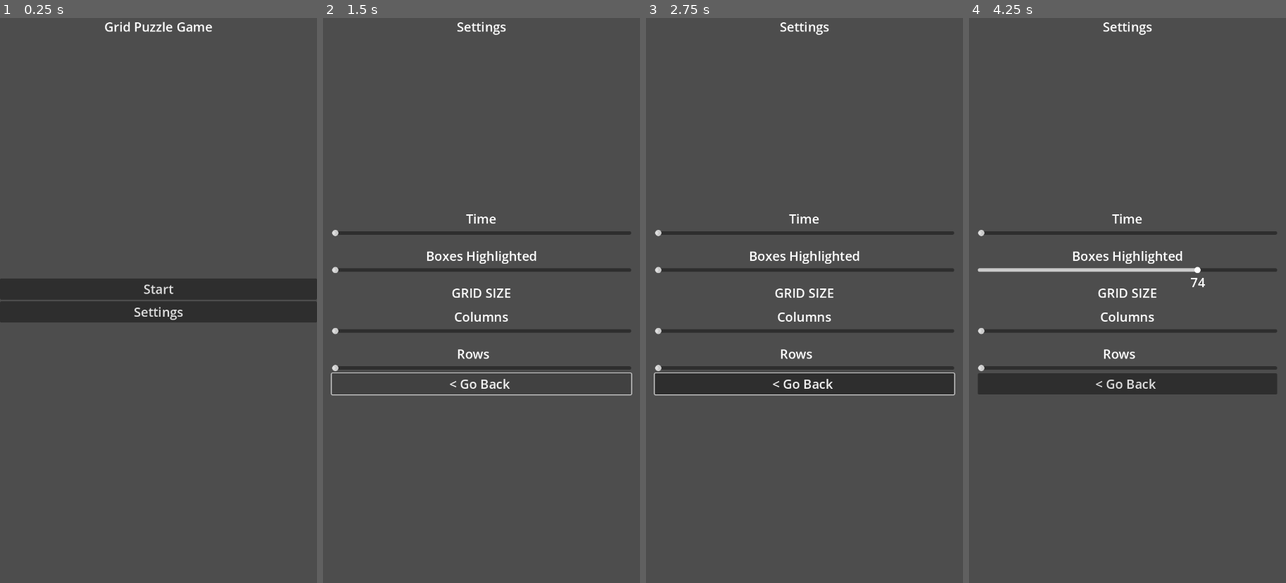
Above: before the commit, frames 1-4 (left to right).
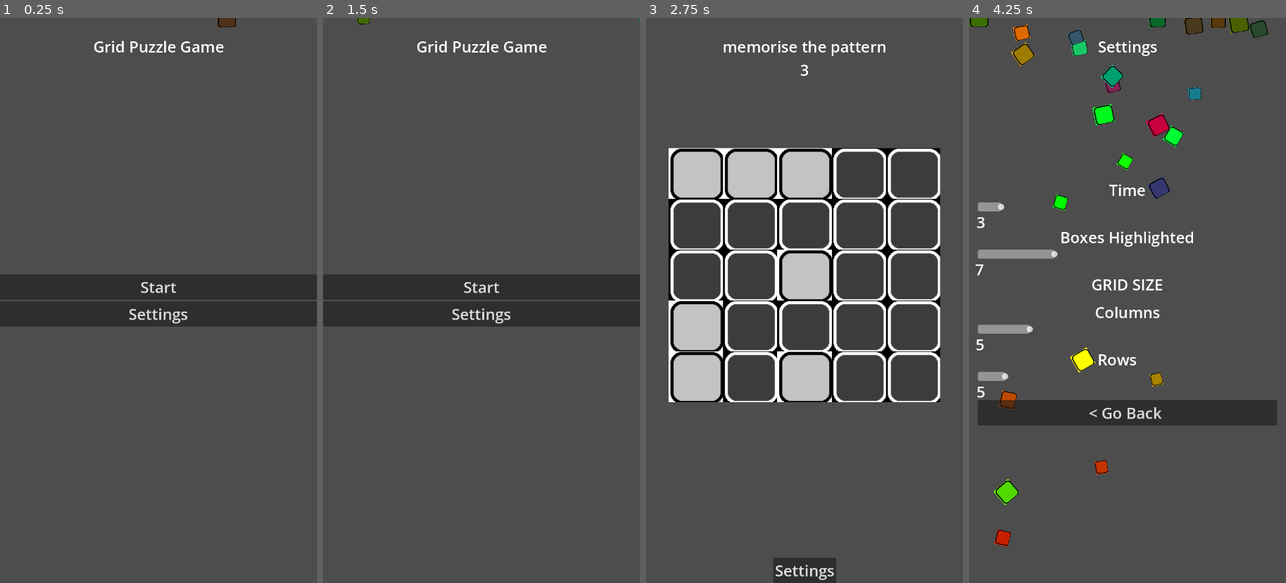
Above: after the commit, the same moments.

Repository: muhammadsaleh14/GridPuzzleGameGodot
Game: Godot game, scene res://assets/main_menu.tscn
Same seed, same stepped clock (60 frames per second), same inputs: the game is played once before the commit and once after it.
Inputs (mouse positions are in pixels of both pictures, inside the frame that each line leads up to):
- Up to frame 1 (0.25 s): no input
- Up to frame 2 (1.5 s): click "Settings" at 0.5 s; click "< Go Back" at 1.25 s
- Up to frame 3 (2.75 s): click (804, 289) at 2 s, where only the run after the commit has a clickable "Start"
- Up to frame 4 (4.25 s): click "< Go Back" (after the commit: "Settings") at 2.75 s; move the mouse to (1197, 272) at 3.52 s; press the mouse at (1197, 272) at 3.53 s

The runs differ from the first frame. In frame 1, 2.6% of the frame differs, in the area x 0-100%, y 0-55%; in frame 2, 13%; in frame 3, 20%, in the area x 2-98%, y 0-100%; in frame 4, 16%.
Error before the commit: Parse Error: There is already a variable named "err" declared in this scope. (res://scripts/settings.gd:18)

Commit message:
added sounds

Diff:
--- /dev/null
+++ b/assets/audio_manager.tscn
@@ -0,0 +1,41 @@
+[gd_scene load_steps=8 format=3 uid="uid://e88jfj0fnqf1"]
+
+[ext_resource type="Script" path="res://scripts/AudioManager.gd" id="1_lbbsf"]
+[ext_resource type="AudioStream" uid="uid://cbmdohcc54hrt" path="res://audio/bhum.mp3" id="2_d34ew"]
+[ext_resource type="AudioStream" uid="uid://dh86hp87e347t" path="res://audio/Button_press.mp3" id="3_n32yn"]
+[ext_resource type="AudioStream" uid="uid://da035k1ol50gy" path="res://audio/sucess.mp3" id="4_aj4hw"]
+[ext_resource type="AudioStream" uid="uid://cp3p63phjxx3a" path="res://audio/failed.mp3" id="5_ywlny"]
+[ext_resource type="AudioStream" uid="uid://n076u0vlv21m" path="res://audio/ting.mp3" id="6_cfwat"]
+[ext_resource type="AudioStream" uid="uid://b1mj18akj68tq" path="res://audio/clock_tick.mp3" id="7_vogcu"]
+
+[node name="AudioManager" type="Node2D"]
+script = ExtResource("1_lbbsf")
+
+[node name="ButtonPressed" type="AudioStreamPlayer2D" parent="."]
+stream = ExtResource("2_d34ew")
+volume_db = 17.0
+
+[node name="ToggleBlock" type="AudioStreamPlayer2D" parent="."]
+stream = ExtResource("3_n32yn")
+volume_db = 12.0
+pitch_scale = 1.5
+
+[node name="LevelPassed" type="AudioStreamPlayer2D" parent="."]
+stream = ExtResource("4_aj4hw")
+volume_db = 2.0
+pitch_scale = 0.5
+
+[node name="LevelFailed" type="AudioStreamPlayer2D" parent="."]
+stream = ExtResource("5_ywlny")
+pitch_scale = 0.8
+
+[node name="SliderMoved" type="AudioStreamPlayer2D" parent="."]
+stream = ExtResource("6_cfwat")
+volume_db = 7.0
+pitch_scale = 3.0
+max_polyphony = 10
+
+[node name="ClockTick" type="AudioStreamPlayer2D" parent="."]
+stream = ExtResource("7_vogcu")
+volume_db = 4.0
+pitch_scale = 1.1
--- a/assets/main_menu.tscn
+++ b/assets/main_menu.tscn
@@ -50,7 +50,7 @@
 
 [node name="GPUParticles2D" type="GPUParticles2D" parent="Node2D"]
 material = SubResource("CanvasItemMaterial_enbc7")
-position = Vector2(357, -57)
+position = Vector2(399, 0)
 scale = Vector2(2.92169, 0.0508408)
 amount = 60
 process_material = SubResource("ParticleProcessMaterial_esn15")
@@ -94,6 +94,7 @@
 offset_right = 68.0
 offset_bottom = 23.0
 grow_horizontal = 2
+theme_override_constants/margin_top = 40
 
 [node name="Label" type="Label" parent="MarginContainer"]
 layout_mode = 2
--- a/assets/settings.tscn
+++ b/assets/settings.tscn
@@ -38,6 +38,22 @@
 hue_variation_max = 1.0
 anim_speed_max = 2.0
 
+[sub_resource type="StyleBoxEmpty" id="StyleBoxEmpty_8aq3r"]
+content_margin_top = 10.0
+content_margin_bottom = 10.0
+
+[sub_resource type="StyleBoxEmpty" id="StyleBoxEmpty_duk47"]
+content_margin_top = 10.0
+content_margin_bottom = 10.0
+
+[sub_resource type="StyleBoxEmpty" id="StyleBoxEmpty_5hoa2"]
+content_margin_top = 10.0
+content_margin_bottom = 10.0
+
+[sub_resource type="StyleBoxEmpty" id="StyleBoxEmpty_gudb2"]
+content_margin_top = 10.0
+content_margin_bottom = 10.0
+
 [node name="Settings" type="Control"]
 layout_mode = 3
 anchors_preset = 15
@@ -51,7 +67,7 @@
 
 [node name="GPUParticles2D" type="GPUParticles2D" parent="Node2D"]
 material = SubResource("CanvasItemMaterial_geg0i")
-position = Vector2(363, -41)
+position = Vector2(363, -3.8147e-06)
 scale = Vector2(-2.2141, -0.159171)
 amount = 60
 process_material = SubResource("ParticleProcessMaterial_m36al")
@@ -59,15 +75,15 @@
 lifetime = 7.0
 preprocess = 10.0
 
-[node name="Label" type="Label" parent="."]
-layout_mode = 1
-anchors_preset = 5
-anchor_left = 0.5
-anchor_right = 0.5
-offset_left = -20.0
-offset_right = 20.0
-offset_bottom = 23.0
-grow_horizontal = 2
+[node name="MarginContainer2" type="MarginContainer" parent="."]
+layout_mode = 0
+offset_left = 292.5
+offset_right = 332.5
+offset_bottom = 40.0
+theme_override_constants/margin_top = 40
+
+[node name="Label" type="Label" parent="MarginContainer2"]
+layout_mode = 2
 text = "Settings"
 
 [node name="MarginContainer" type="MarginContainer" parent="."]
@@ -100,6 +116,7 @@
 [node name="TimeSlider" type="HSlider" parent="MarginContainer/VBoxContainer/MarginContainer4/VBoxContainer"]
 unique_name_in_owner = true
 layout_mode = 2
+theme_override_styles/slider = SubResource("StyleBoxEmpty_8aq3r")
 min_value = 1.0
 max_value = 25.0
 value = 1.0
@@ -115,14 +132,15 @@
 horizontal_alignment = 1
 vertical_alignment = 1
 script = ExtResource("2_d0ghn")
+visibility_rule = 3
 placement = 1
 separation = 0
 metadata/_edit_initialized_ = true
 
 [node name="MarginContainer3" type="MarginContainer" parent="MarginContainer/VBoxContainer"]
 layout_mode = 2
-theme_override_constants/margin_top = 20
-theme_override_constants/margin_bottom = 20
+theme_override_constants/margin_top = 30
+theme_override_constants/margin_bottom = 30
 
 [node name="VBoxContainer" type="VBoxContainer" parent="MarginContainer/VBoxContainer/MarginContainer3"]
 layout_mode = 2
@@ -135,6 +153,7 @@
 [node name="BoxesSlider" type="HSlider" parent="MarginContainer/VBoxContainer/MarginContainer3/VBoxContainer"]
 unique_name_in_owner = true
 layout_mode = 2
+theme_override_styles/slider = SubResource("StyleBoxEmpty_duk47")
 ticks_on_borders = true
 
 [node name="SliderLabel" type="Label" parent="MarginContainer/VBoxContainer/MarginContainer3/VBoxContainer/BoxesSlider"]
@@ -148,6 +167,7 @@
 horizontal_alignment = 1
 vertical_alignment = 1
 script = ExtResource("2_d0ghn")
+visibility_rule = 3
 placement = 1
 separation = 0
 metadata/_edit_initialized_ = true
@@ -174,6 +194,7 @@
 [node name="ColumnSlider" type="HSlider" parent="MarginContainer/VBoxContainer/MarginContainer/VBoxContainer"]
 unique_name_in_owner = true
 layout_mode = 2
+theme_override_styles/slider = SubResource("StyleBoxEmpty_5hoa2")
 max_value = 25.0
 
 [node name="SliderLabel" type="Label" parent="MarginContainer/VBoxContainer/MarginContainer/VBoxContainer/ColumnSlider"]
@@ -187,13 +208,15 @@
 horizontal_alignment = 1
 vertical_alignment = 1
 script = ExtResource("2_d0ghn")
+visibility_rule = 3
 placement = 1
 separation = 0
 metadata/_edit_initialized_ = true
 
 [node name="MarginContainer2" type="MarginContainer" parent="MarginContainer/VBoxContainer"]
 layout_mode = 2
-theme_override_constants/margin_top = 20
+theme_override_constants/margin_top = 30
+theme_override_constants/margin_bottom = 40
 
 [node name="VBoxContainer" type="VBoxContainer" parent="MarginContainer/VBoxContainer/MarginContainer2"]
 layout_mode = 2
@@ -206,6 +229,7 @@
 [node name="RowSlider" type="HSlider" parent="MarginContainer/VBoxContainer/MarginContainer2/VBoxContainer"]
 unique_name_in_owner = true
 layout_mode = 2
+theme_override_styles/slider = SubResource("StyleBoxEmpty_gudb2")
 max_value = 50.0
 
 [node name="SliderLabel" type="Label" parent="MarginContainer/VBoxContainer/MarginContainer2/VBoxContainer/RowSlider"]
@@ -219,6 +243,7 @@
 horizontal_alignment = 1
 vertical_alignment = 1
 script = ExtResource("2_d0ghn")
+visibility_rule = 3
 placement = 1
 separation = 0
 metadata/_edit_initialized_ = true
--- a/fontTheme/new_theme.tres
+++ b/fontTheme/new_theme.tres
@@ -1,4 +1,4 @@
 [gd_resource type="Theme" format=3 uid="uid://d16l6kwqf0nby"]
 
 [resource]
-default_font_size = 29
+default_font_size = 35
--- a/main.tscn
+++ b/main.tscn
@@ -3,7 +3,7 @@
 [ext_resource type="Script" path="res://scripts/main.gd" id="1_ynhme"]
 
 [sub_resource type="RectangleShape2D" id="RectangleShape2D_ohkry"]
-size = Vector2(70, 30)
+size = Vector2(180, 70)
 
 [node name="level" type="Node2D"]
 script = ExtResource("1_ynhme")
@@ -15,30 +15,49 @@
 
 [node name="CanvasLayer" type="CanvasLayer" parent="."]
 
-[node name="MarginContainer" type="MarginContainer" parent="CanvasLayer"]
+[node name="MarginContainer2" type="MarginContainer" parent="CanvasLayer"]
 anchors_preset = 5
 anchor_left = 0.5
 anchor_right = 0.5
-offset_left = -109.0
-offset_right = 109.0
-offset_bottom = 41.0
+offset_left = -20.0
+offset_right = 20.0
+offset_bottom = 49.0
 grow_horizontal = 2
-theme_override_constants/margin_top = 1
+theme_override_constants/margin_top = 40
 
-[node name="Label" type="Label" parent="CanvasLayer/MarginContainer"]
+[node name="vbox" type="VBoxContainer" parent="CanvasLayer/MarginContainer2"]
 layout_mode = 2
-size_flags_horizontal = 8
+theme_override_constants/separation = 4
+
+[node name="Label" type="Label" parent="CanvasLayer/MarginContainer2/vbox"]
+unique_name_in_owner = true
+layout_mode = 2
+size_flags_horizontal = 4
 size_flags_vertical = 1
 
-[node name="MarginContainer2" type="MarginContainer" parent="CanvasLayer"]
-anchors_preset = 15
-anchor_right = 1.0
+[node name="TimerValueLabel" type="Label" parent="CanvasLayer/MarginContainer2/vbox"]
+unique_name_in_owner = true
+layout_mode = 2
+size_flags_horizontal = 4
+
+[node name="MarginContainer3" type="MarginContainer" parent="CanvasLayer"]
+anchors_preset = 7
+anchor_left = 0.5
+anchor_top = 1.0
+anchor_right = 0.5
 anchor_bottom = 1.0
+offset_left = -4.0
+offset_top = -23.0
+offset_right = 4.0
 grow_horizontal = 2
-grow_vertical = 2
+grow_vertical = 0
+theme_override_constants/margin_top = 15
+
+[node name="BackButton" type="Button" parent="CanvasLayer/MarginContainer3"]
+layout_mode = 2
+text = "Settings"
 
 [node name="SubmitNode2D" type="Node2D" parent="."]
-visible = false
 
 [node name="SubmitButton" type="TouchScreenButton" parent="SubmitNode2D"]
 shape = SubResource("RectangleShape2D_ohkry")
@@ -49,10 +68,10 @@
 anchor_top = 0.5
 anchor_right = 0.5
 anchor_bottom = 0.5
-offset_left = -60.0
-offset_top = -15.0
-offset_right = 60.0
-offset_bottom = 15.0
+offset_left = -80.0
+offset_top = -25.0
+offset_right = 80.0
+offset_bottom = 25.0
 grow_horizontal = 2
 grow_vertical = 2
 color = Color(0, 0.129412, 0.129412, 1)
@@ -84,10 +103,10 @@
 anchor_top = 0.5
 anchor_right = 0.5
 anchor_bottom = 0.5
-offset_left = -80.0
-offset_top = -25.0
-offset_right = 80.0
-offset_bottom = 25.0
+offset_left = -90.0
+offset_top = -35.0
+offset_right = 90.0
+offset_bottom = 35.0
 grow_horizontal = 2
 grow_vertical = 2
 color = Color(0, 0.129412, 0.129412, 1)
@@ -103,5 +122,6 @@
 text = "Play again"
 
 [connection signal="timeout" from="Timer" to="." method="_on_timer_timeout"]
+[connection signal="pressed" from="CanvasLayer/MarginContainer3/BackButton" to="." method="_on_back_button_pressed"]
 [connection signal="pressed" from="SubmitNode2D/SubmitButton" to="." method="_on_submit_button_pressed"]
 [connection signal="pressed" from="RestartNode2D/RestartButton" to="." method="_on_restart_button_pressed"]
--- a/project.godot
+++ b/project.godot
@@ -14,6 +14,10 @@
 run/main_scene="res://assets/main_menu.tscn"
 config/features=PackedStringArray("4.2", "Mobile")
 config/icon="res://icon.svg"
+
+[autoload]
+
+AudioManager="*res://assets/audio_manager.tscn"
 
 [display]
 
--- a/resources/config.gd
+++ /dev/null
@@ -1,18 +0,0 @@
-#class_name config
-#@export var rows: int = 5
-#@export var columns: int = 5
-#@export var time:int = 2
-#@export var boxes:int = 5
-## Create new user_configFile object.
-#var user_config = ConfigFile.new()
-#
-#func save() -> void:
-	#user_config.save(self, "user://user_config.tres")
-#
-#static func load_or_create() -> :
-	#var res: UserPreferences = load("user://user_prefs.tres") as UserPreferences
-	#if !res:
-		#res = UserPreferences.new()
-	#return res
-## Store some values.
-#user_config.set_value("rows", 4)
--- /dev/null
+++ b/resources/configuration.gd
@@ -0,0 +1,54 @@
+class_name Configuration
+
+@export var row_string = "row"
+@export var column_string = "column"
+@export var time_string = "time"
+@export var boxes_string = "boxes"
+
+var rows = 5
+var columns = 5
+var time = 3
+var boxes = 7
+
+var config = ConfigFile.new()
+
+func _init():
+	print("ready running")
+	var err = config.load("user://config.cfg")
+	if err == OK:
+		rows = config.get_value("user",row_string)
+		columns = config.get_value("user",column_string)
+		time = config.get_value("user",time_string)
+		boxes = config.get_value("user",boxes_string)
+
+	if(err!=OK or !rows or !columns or !time or !boxes):
+		#DirAccess.make_dir_absolute("user://config.cfg")
+		rows = 5
+		columns = 5
+		time = 3
+		boxes = 7
+		config.set_value("user",row_string,rows)
+		config.set_value("user",column_string,columns)
+		config.set_value("user",time_string,time)
+		config.set_value("user",boxes_string,boxes)
+		config.save("user://config.cfg")
+
+func get_rows():
+	return config.get_value("user",row_string)
+func get_columns():
+	return config.get_value("user",column_string)
+func get_time():
+	return config.get_value("user",time_string)
+func get_boxes():
+	return config.get_value("user",boxes_string)
+#setters
+func _set(property, value):
+	if(property==row_string):
+		config.set_value("user",row_string,value)
+	elif(property==column_string):
+		config.set_value("user",column_string,value)
+	elif(property==time_string):
+		config.set_value("user",time_string,value)
+	elif(property==boxes_string):
+		config.set_value("user",boxes_string,value)
+	config.save("user://config.cfg")
--- /dev/null
+++ b/scripts/AudioManager.gd
@@ -0,0 +1,8 @@
+extends Node2D
+
+@onready var toggle_block = $ToggleBlock
+@onready var button_pressed = $ButtonPressed
+@onready var level_passed = $LevelPassed
+@onready var level_failed = $LevelFailed
+@onready var slider_moved = $SliderMoved
+@onready var clock_tick = $ClockTick
--- a/scripts/block.gd
+++ b/scripts/block.gd
@@ -29,6 +29,7 @@
 	texture_sprite.material.shader = InvertShader
 
 func toggle():
+	AudioManager.toggle_block.play()
 	if texture_sprite.material.shader == InvertShader:
 		texture_sprite.material.shader = null  #enabled
 	else:
--- a/scripts/main.gd
+++ b/scripts/main.gd
@@ -1,6 +1,8 @@
 extends Node2D
 
 var user_prefs: UserPreferences
+
+
 
 @export var grid_size = Vector2(5, 5)
 @export var num_blocks_to_highlight = 5  # Number of rows and columns
@@ -9,20 +11,41 @@
 var InvertShader = preload("res://shaders/block.gdshader")
 var block := preload("res://assets/block.tscn")  # Preload the node instance
 @onready var timer =  $Timer
-@onready var label = $CanvasLayer/MarginContainer/Label
+@onready var label = %Label
+@onready var timer_value_label = %TimerValueLabel
+
+
 var rng = RandomNumberGenerator.new()
 var cell_size:Vector2
 var highlighted_blocks_index = []
 var user_clicked_blocks_index = []
 var select_mode = true
 
+var settings = Configuration.new()
+var time_left:int = 0
+
+func _process(delta):
+	var timer_time_left = ceil(timer.time_left)
+	print("timer  time left", timer_time_left, "vs time left: ",time_left)
+	if timer_time_left>0 and timer_time_left != time_left:
+		time_left = timer_time_left
+		AudioManager.clock_tick.play()
+		timer_value_label.text = str(timer_time_left)
+	elif timer_time_left == 0:
+		timer_value_label.text = ""
 
 func _ready():
 	user_prefs = UserPreferences.load_or_create()
-	grid_size.x = user_prefs.columns
-	grid_size.y = user_prefs.rows
-	level_time = user_prefs.time
-	num_blocks_to_highlight = user_prefs.boxes
+
+	grid_size.y = settings.get_rows()
+	grid_size.x = settings.get_columns()
+	level_time = settings.get_time()
+	num_blocks_to_highlight = settings.get_boxes()
+
+	#grid_size.x = user_prefs.columns
+	#grid_size.y = user_prefs.rows
+	#level_time = user_prefs.time
+	#num_blocks_to_highlight = user_prefs.boxes
 	#
 	#grid_size.x = 5
 	#grid_size.y = 5
@@ -34,7 +57,7 @@
 	var texture_sprite: Sprite2D = node.get_node("TextureSprite")
 	#expand to cover 3/4 of screen
 	var height = get_viewport().get_size().y * 3/4
-	var width =  get_viewport().get_size().x * 4/5
+	var width =  get_viewport().get_size().x * 6/7
 
 
 	#For x scale
@@ -88,6 +111,7 @@
 		pass
 
 func _on_submit_button_pressed():
+
 	var correct_solution = true
 	for i in grid_size.x * grid_size.y:
 		var block = $Blocks.get_child(i)
@@ -113,14 +137,17 @@
 	$SubmitNode2D.visible = false
 
 	if correct_solution:
+		AudioManager.level_passed.play()
 		$RestartNode2D/RestartButton/RestartLabel.text = "Play Again"
 		color_rect.color = Teal
 	else:
+		AudioManager.level_failed.play()
 		$RestartNode2D/RestartButton/RestartLabel.text = "Retry"
 		color_rect.color = DarkRed
 
 
 func _on_restart_button_pressed():
+	AudioManager.button_pressed.play()
 	$RestartNode2D.visible = false
 	reset_highlight_blocks()
 	_on_timer_timeout()
@@ -175,3 +202,13 @@
 		var block = $Blocks.get_child(i)
 		if block:
 			block.disable()
+
+
+
+
+
+
+
+func _on_back_button_pressed():
+	AudioManager.button_pressed.play()
+	get_tree().change_scene_to_file("res://assets/settings.tscn")
--- a/scripts/main_menu.gd
+++ b/scripts/main_menu.gd
@@ -13,6 +13,7 @@
 
 
 func _on_settings_pressed():
+	AudioManager.button_pressed.play()
 	get_tree().change_scene_to_file("res://assets/settings.tscn")
 
 
--- a/scripts/settings.gd
+++ b/scripts/settings.gd
@@ -5,17 +5,25 @@
 @onready var time_slider = %TimeSlider
 @onready var box_slider = %BoxesSlider
 
+var rows = 5
+var columns = 5
+var time = 3
+var boxes = 7
+
+var row_string = "row"
+var column_string = "column"
+var time_string = "time"
+var boxes_string = "boxes"
 
 var user_prefs: UserPreferences
 
+var settings = Configuration.new()
+
 func _ready():
-	var config = ConfigFile.new()
-	var err = config.load("user://scores.cfg")
-	if err != OK:
-		var rows = config.get_value("user","rows")
-
-# Load data from a file.
-	var err = config.load("user://scores.cfg")
+	rows = settings.get_rows()
+	columns = settings.get_columns()
+	time = settings.get_time()
+	boxes = settings.get_boxes()
 
 	#rows
 	row_slider.min_value = 1
@@ -32,29 +40,44 @@
 
 	user_prefs = UserPreferences.load_or_create()
 	print("userpref", user_prefs.columns)
+	#if row_slider:
+		#row_slider.value = user_prefs.rows
+	#if column_slider:
+		#column_slider.value = user_prefs.columns
+	#if time_slider:
+		#time_slider.value = user_prefs.time
+	#if box_slider:
+		#box_slider.value = user_prefs.boxes
+
 	if row_slider:
-		row_slider.value = user_prefs.rows
+		row_slider.value = rows
 	if column_slider:
-		column_slider.value = user_prefs.columns
+		column_slider.value = columns
 	if time_slider:
-		time_slider.value = user_prefs.time
+		time_slider.value = time
 	if box_slider:
-		box_slider.value = user_prefs.boxes
+		box_slider.value = boxes
+
 
 	#boxes slider
 
 
+
 func _on_row_slider_value_changed(value):
+	AudioManager.slider_moved.play()
 	if user_prefs:
 		print("value",value)
 		user_prefs.rows = value
 		user_prefs.save()
+	settings._set(settings.row_string,value)
 	adjust_box_slider_value()
 
 func _on_column_slider_value_changed(value):
+	AudioManager.slider_moved.play()
 	if user_prefs:
 		user_prefs.columns = value
 		user_prefs.save()
+	settings._set(settings.column_string,value)
 	adjust_box_slider_value()
 
 func adjust_box_slider_value():
@@ -66,17 +89,21 @@
 
 
 func _on_time_slider_value_changed(value):
+	AudioManager.slider_moved.play()
 	if user_prefs:
 		user_prefs.time = value
 		user_prefs.save()
-
+	settings._set(settings.time_string,value)
 
 func _on_boxes_slider_value_changed(value):
+	AudioManager.slider_moved.play()
 	if user_prefs:
 		user_prefs.boxes = value
 		user_prefs.save()
+	settings._set(settings.boxes_string,value)
 
 
 func _on_back_button_pressed():
+	AudioManager.button_pressed.play()
 	print("bakc button pressde")
 	get_tree().change_scene_to_file("res://assets/main_menu.tscn")
Not shown: 1 places in assets/settings.tscn that only renumber resources
Not shown, added: audio/Button_press.mp3.import
Not shown, added: audio/bhum.mp3.import
Not shown, added: audio/clock_tick.mp3.import
Not shown, added: audio/error-126627.mp3.import
Not shown, added: audio/failed.mp3.import
Not shown, added: audio/sucess.mp3.import
Not shown, added: audio/ting.mp3.import
Not shown, added: audio/traditional-stamp.mp3.import
Not shown, added: audio/water-droplet.mp3.import
Not shown, changed: GridPuzzle.apk
Not shown, changed: GridPuzzle.apk.idsig
(and 11 more such lines)
